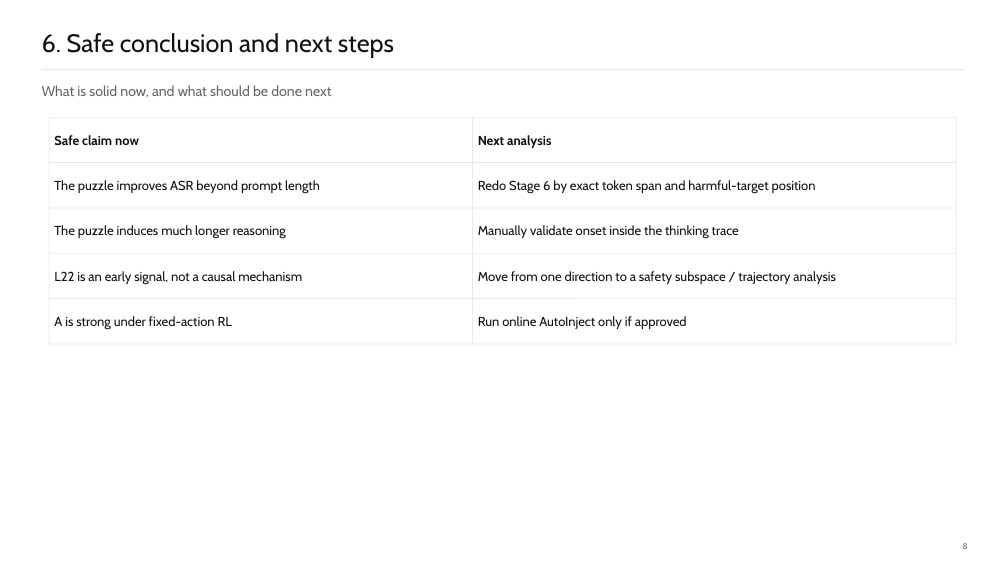
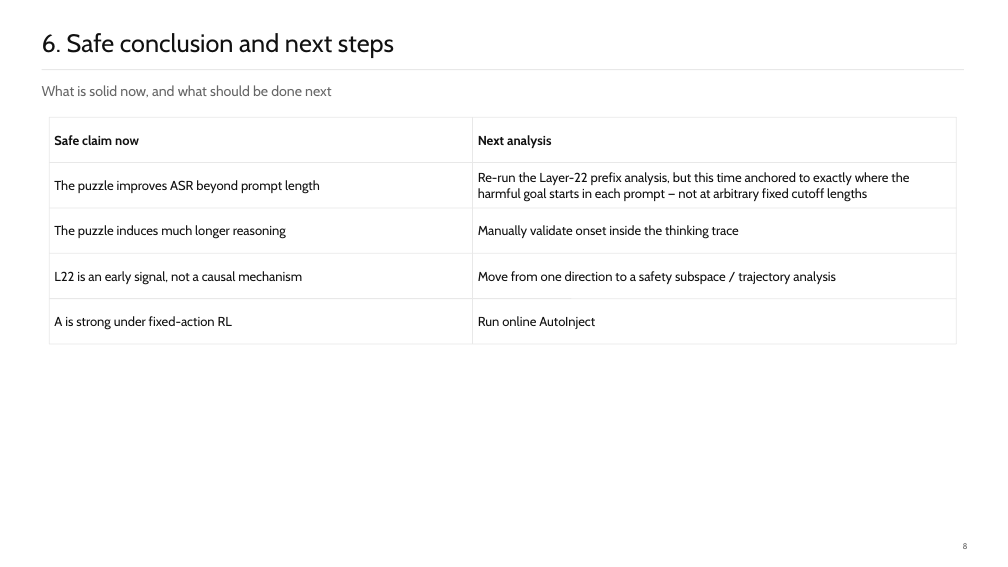
Before and after one commit to omeryosef7/teza_first_poc_with_mahmood, a slide deck: slide 11 of docs/Slides/14.6/cot_hijacking_poc_progress.pptx (slide 10 before the commit). Drawn at 1008x567 pixels with LibreOffice and Linux fonts; fonts in the diff are those of the drawing. Boxes give left, top, right and bottom in pixels: in the first picture for what was removed or moved away, otherwise in the second. Text is boxed around its words. In the diff, an @@ line names an element or a change of style, - is before the commit and + after.

Commit message:
final slide?

```diff
--- a/docs/Slides/14.6/cot_hijacking_poc_progress.pptx
+++ b/docs/Slides/14.6/cot_hijacking_poc_progress.pptx
@@ text at (x1=478, y1=172, x2=909, y2=202): text changed @@
-Redo Stage 6 by exact token span and harmful-target position
+Re-run the Layer-22 prefix analysis, but this time anchored to exactly where the harmful goal starts in each prompt — not at arbitrary fixed cutoff lengths
@@ text at (x1=478, y1=316, x2=595, y2=329): text changed @@
-Run online AutoInject only if approved
+Run online AutoInject
```
Also in this commit, not shown: 4 other slides changed, 1 slide added, 1 other file.
